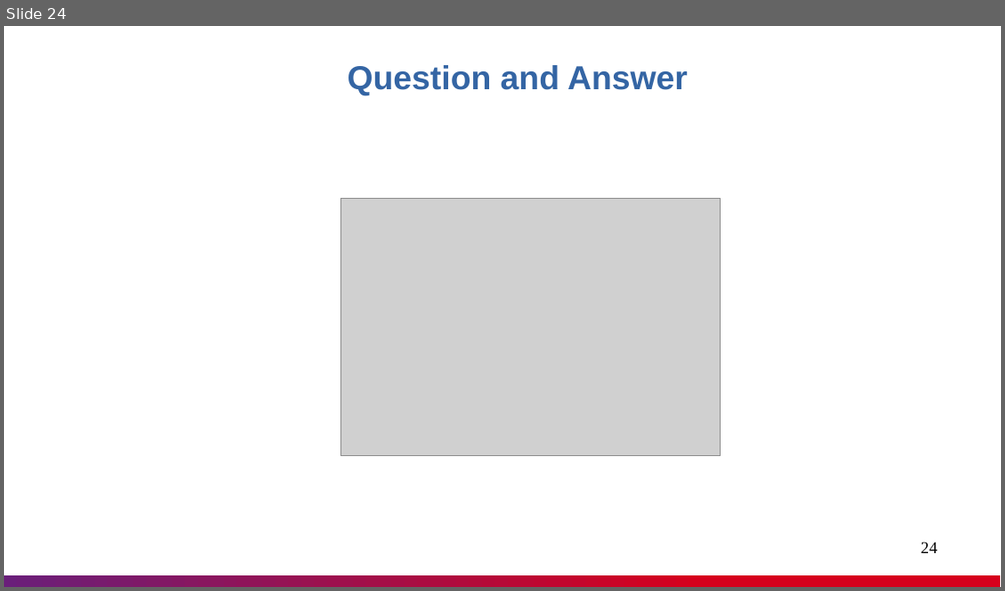
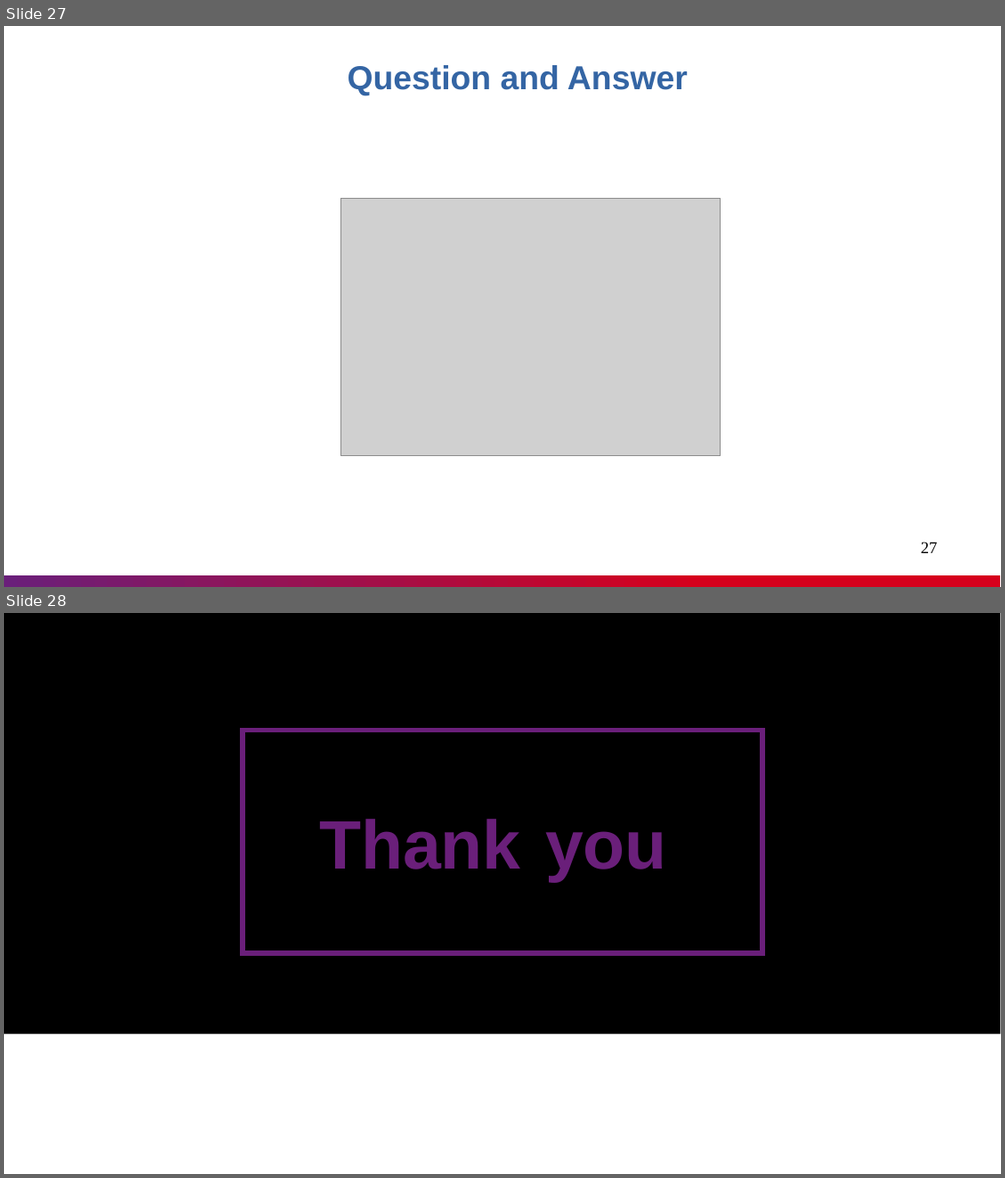
Before and after one commit to nashtech-garage/kubernetes, a slide deck: documents/K8s_Knowledge_Sharing.pptx. Shown one above the other, each under a label of ours: slide 24 before the commit, slides 27 and 28 after it. The pictures are 1005x591 and 1005x1178 pixels, drawn with LibreOffice and Linux fonts; fonts in the diff are those of the drawing; grey boxes stand for pictures; background and template pictures are left out. Boxes give left, top, right and bottom in pixels: in the first picture for what was removed or moved away, otherwise in the second. Text is boxed around its words. In the diff, an @@ line names an element or a change of style, - is before the commit and + after.

```diff
--- a/documents/K8s_Knowledge_Sharing.pptx
+++ b/documents/K8s_Knowledge_Sharing.pptx
@@ slide 28 added at <box>4,613,1001,1174</box>, background #FFFFFF @@
@@ rectangle added at <box>4,613,1001,1034</box>, fill #000000 @@
@@ rectangle added at <box>243,730,762,953</box>, outline #6A1F7A 4.99 pt @@
@@ text added at <box>319,819,667,882</box>, 66 pt, text #6A1F7A, bold @@
+Thank you
@@ what was slide 24 is now slide 27 @@
@@ page number at <box>921,541,938,553</box>: text changed @@
-24
+27
```
Also in this commit, not shown: 1 slide changed, 3 other slides added, 1 slide removed.
